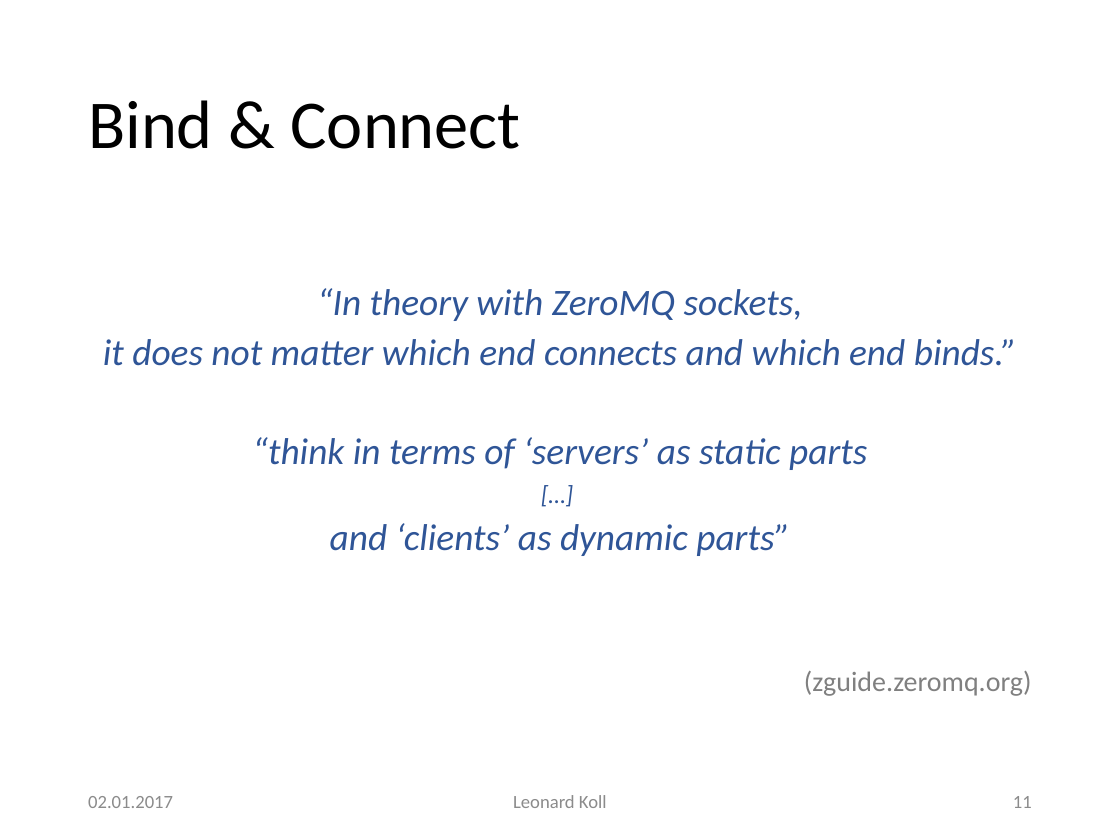
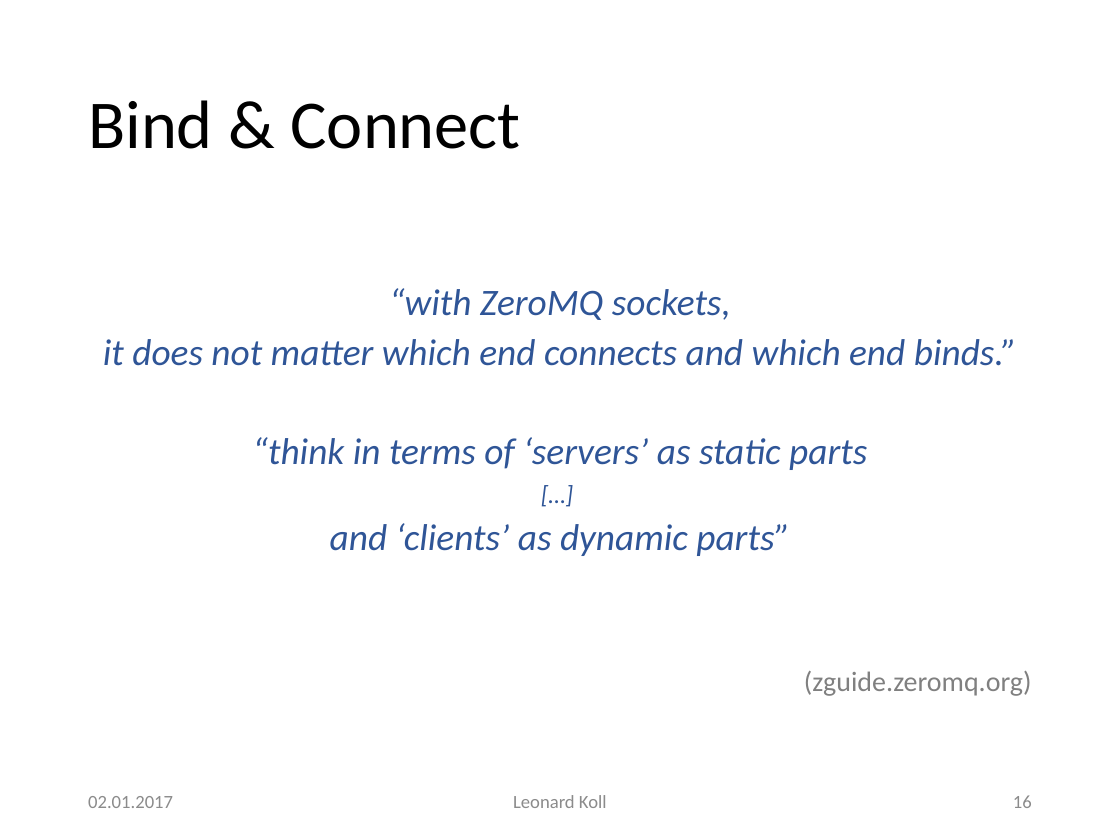
Before and after one commit to LeonardKoll/santaclaus, a slide deck: slide 16 of zeroMQ.pptx (slide 11 before the commit). Drawn at 1120x840 pixels with LibreOffice and Linux fonts; fonts in the diff are those of the drawing; background and template pictures are left out. Boxes give left, top, right and bottom in pixels: in the first picture for what was removed or moved away, otherwise in the second. Text is boxed around its words. In the diff, an @@ line names an element or a change of style, - is before the commit and + after.

```diff
--- a/zeroMQ.pptx
+++ b/zeroMQ.pptx
@@ text at box(389, 288, 731, 320): text changed @@
-“In theory with ZeroMQ sockets,
+“with ZeroMQ sockets,
@@ page number at box(1013, 795, 1032, 808): text changed @@
-11
+16
```
Also in this commit, not shown: 8 other slides changed, 7 other files.
